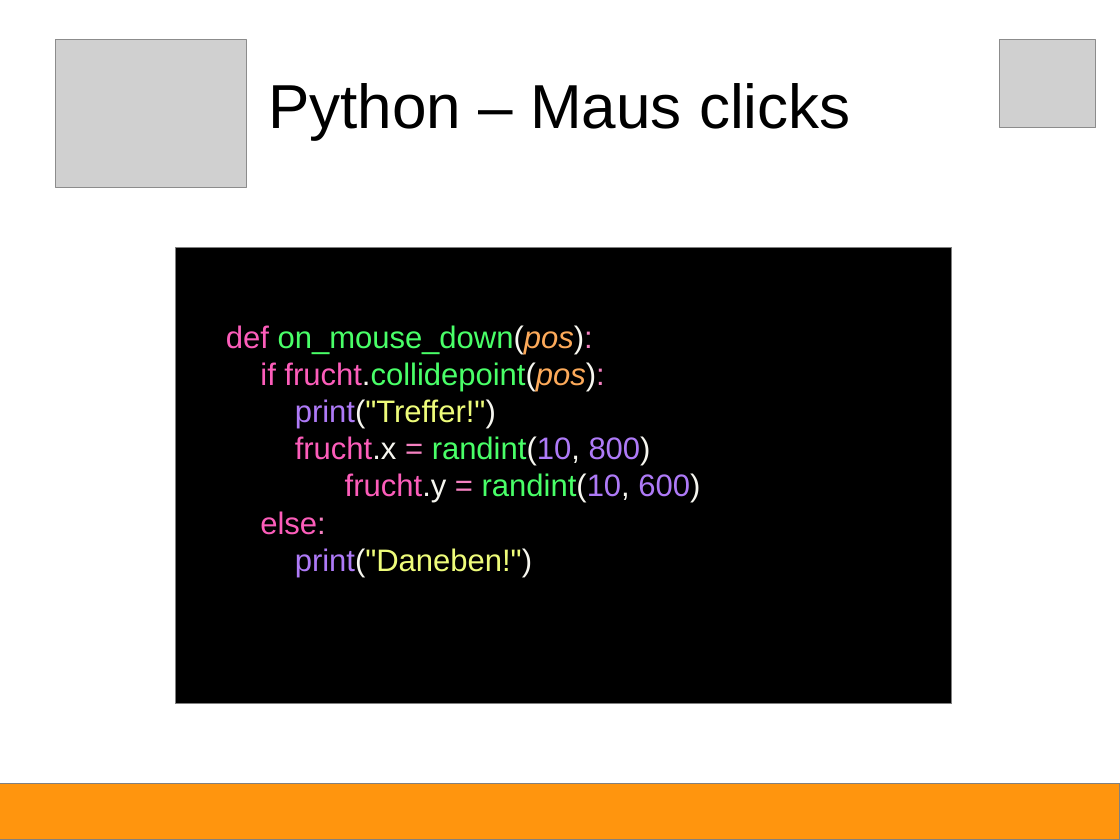
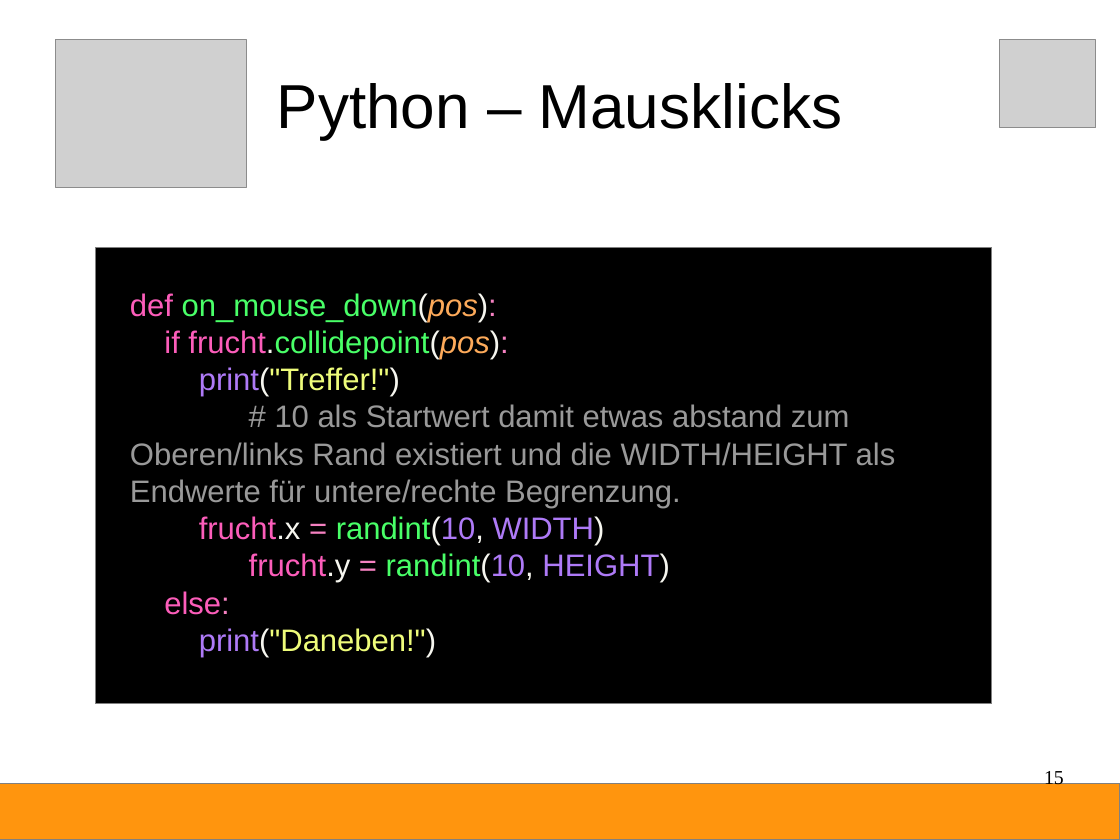
Before and after one commit to Devoxx4KidsDE/python-games, a slide deck: slide 15 of fruchthuhn/Python-Anleitung.odp. Drawn at 1120x840 pixels with LibreOffice and Linux fonts; fonts in the diff are those of the drawing; grey boxes stand for pictures. Boxes give left, top, right and bottom in pixels: in the first picture for what was removed or moved away, otherwise in the second. Text is boxed around its words. In the diff, an @@ line names an element or a change of style, - is before the commit and + after.

```diff
--- a/fruchthuhn/Python-Anleitung.odp
+++ b/fruchthuhn/Python-Anleitung.odp
@@ title at (277, 83, 842, 139): text changed @@
-Python – Maus clicks
+Python – Mausklicks
@@ rectangle: place and size @@
-rectangle at (176, 248, 952, 704)
+rectangle at (96, 248, 992, 704)
@@ text "def on_mouse_down(pos):": place and size @@
-text "def on_mouse_down(pos):" at (226, 325, 700, 577)
+text "def on_mouse_down(pos):" at (130, 293, 896, 657)
@@ text at (130, 404, 896, 583): text changed; text colour #49FF68 to #999999 @@
-frucht.x = randint(10, 800)
-frucht.y = randint(10, 600)
+# 10 als Startwert damit etwas abstand zum Oberen/links Rand existiert und die WIDTH/HEIGHT als Endwerte für untere/rechte Begrenzung.
+frucht.x = randint(10, WIDTH)
+frucht.y = randint(10, HEIGHT)
@@ page number added at (1044, 771, 1064, 789), 14 pt, text #000000 @@
+15
```
Also in this commit, not shown: 34 other slides changed, 7 slides added, 1 slide removed, 1 other file.
